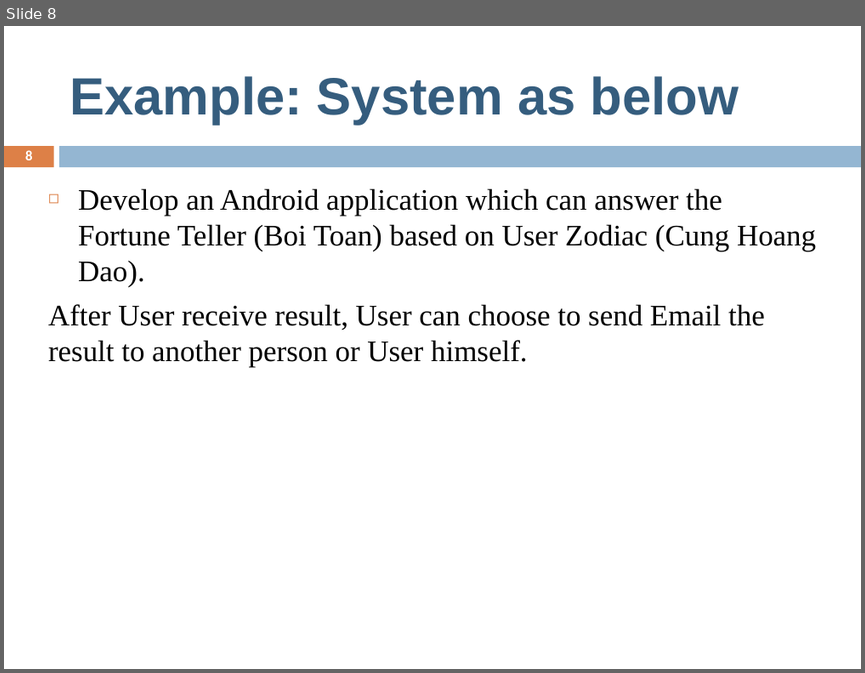
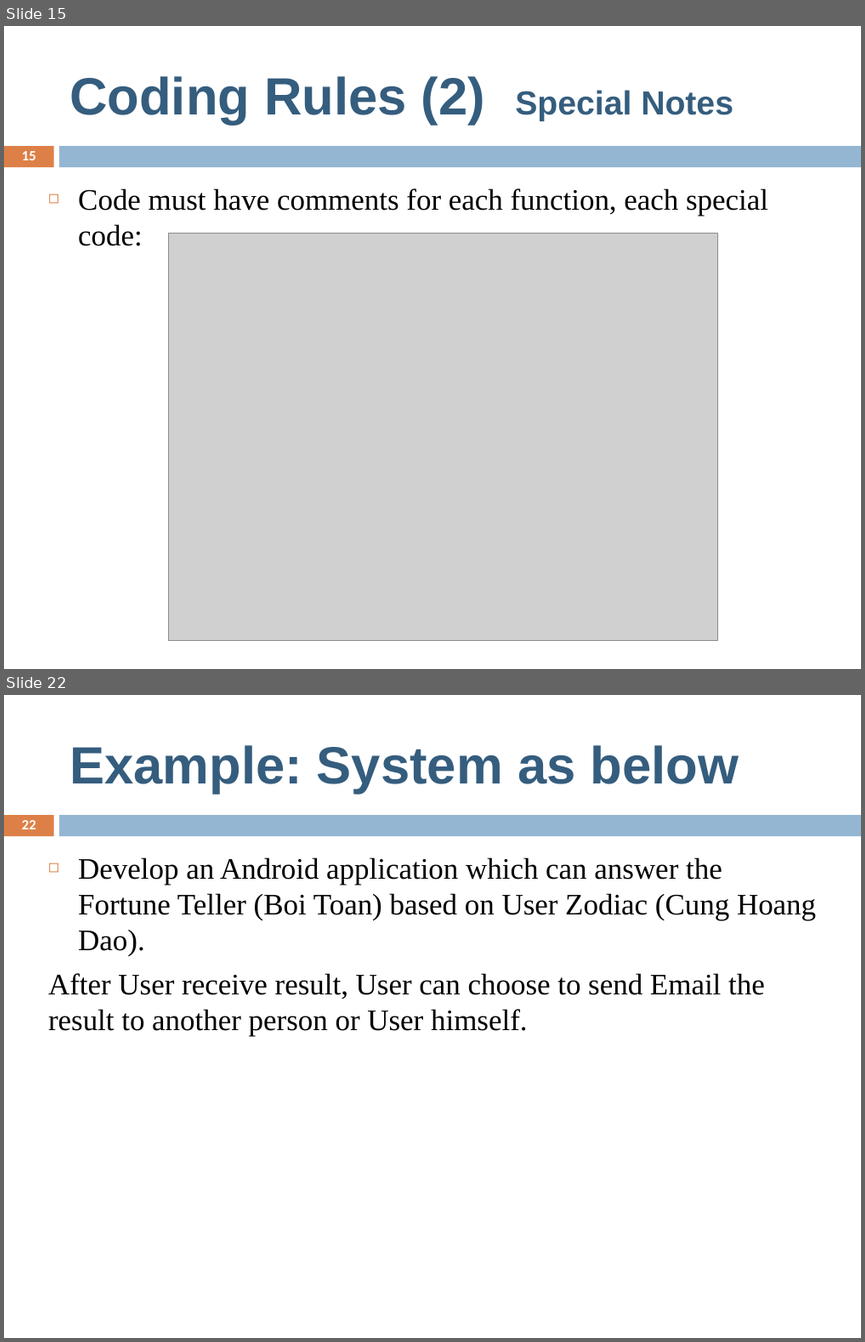
Before and after one commit to sontm/CommonMaterial, a slide deck: SWProcess/SWProcess.pptx. Shown one above the other, each under a label of ours: slide 8 before the commit, slides 15 and 22 after it; the slides between them are not shown. The pictures are 865x673 and 865x1342 pixels, drawn with LibreOffice and Linux fonts; fonts in the diff are those of the drawing; grey boxes stand for pictures. Boxes give left, top, right and bottom in pixels: in the first picture for what was removed or moved away, otherwise in the second. Text is boxed around its words. In the diff, an @@ line names an element or a change of style, - is before the commit and + after.

```diff
--- a/SWProcess/SWProcess.pptx
+++ b/SWProcess/SWProcess.pptx
@@ slide 15 added at bbox=[4, 26, 861, 669], background #FFFFFF; not listed: 2 template elements that a slide beside it also shows @@
@@ title added at bbox=[69, 76, 733, 125], 44 pt, text #355D7E, bold @@
+Coding Rules (2) Special Notes
@@ page number added at bbox=[22, 151, 36, 160], 12 pt, text #FFFFFF, bold @@
+15
@@ text added at bbox=[78, 188, 768, 246], 25 pt, text #000000 @@
+◻ Code must have comments for each function, each special code:
@@ picture added at bbox=[169, 233, 719, 641] @@
@@ what was slide 8 is now slide 22 @@
@@ page number at bbox=[22, 820, 36, 829]: text changed @@
-8
+22
```
Also in this commit, not shown: 1 slide changed, 15 other slides added, 2 slides removed, 2 other files.
